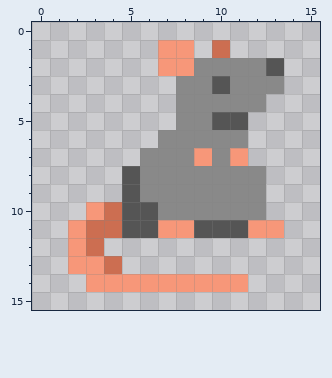
One commit to this pixel-art sprite: combat_system/sprites/spr_rat/layers/3febecec-ec28-4677-b000-53da59d8ecdd/bcd799ec-19fc-4adb-b222-493ef5b5bcf2.png. The picture above was drawn from the file before the commit.
The file is 16x16 pixels.
And afterwards:
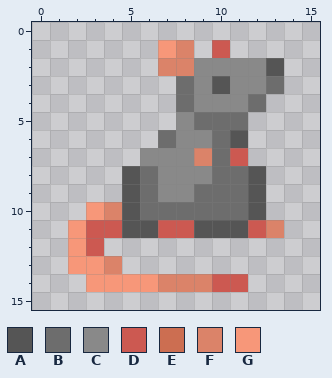
Palette (. is transparent): A #555555  B #6d6d6d  C #898989  D #cc5951  E #cc6e51  F #db8369  G #f79779
Changes in this commit:
Colour A replaces colour C in row 6 at x 11; in rows 8 to 10 at x 12.
Colour B replaces colour A in row 5 at x 10 to 11; in row 10 at x 6.
Colour B replaces colour C in row 3 at x 8 and 13; in row 4 at x 8 and 12; in row 5 at x 9; in row 6 at x 7 and 10; in row 7 at x 10; in row 8 at x 6 and 10 to 11.
Colour B replaces colour C in row 9 at x 6 and 9 to 11; in row 10 at x 7 to 11.
Colour D replaces colour E in row 1 at x 10; in row 11 at x 3 to 4; in row 12 at x 3.
Colour D replaces colour G in row 7 at x 11; in row 11 at x 7 to 8 and 12; in row 14 at x 10 to 11.
Colour F replaces colour E in row 10 at x 4; in row 13 at x 4.
Colour F replaces colour G in row 1 at x 8; in row 2 at x 7 to 8; in row 7 at x 9; in row 11 at x 13; in row 14 at x 7 to 9.
Pixel boxes of the changes (left, top, right, bottom) in both pictures:
changed: (86, 40, 284, 292)
